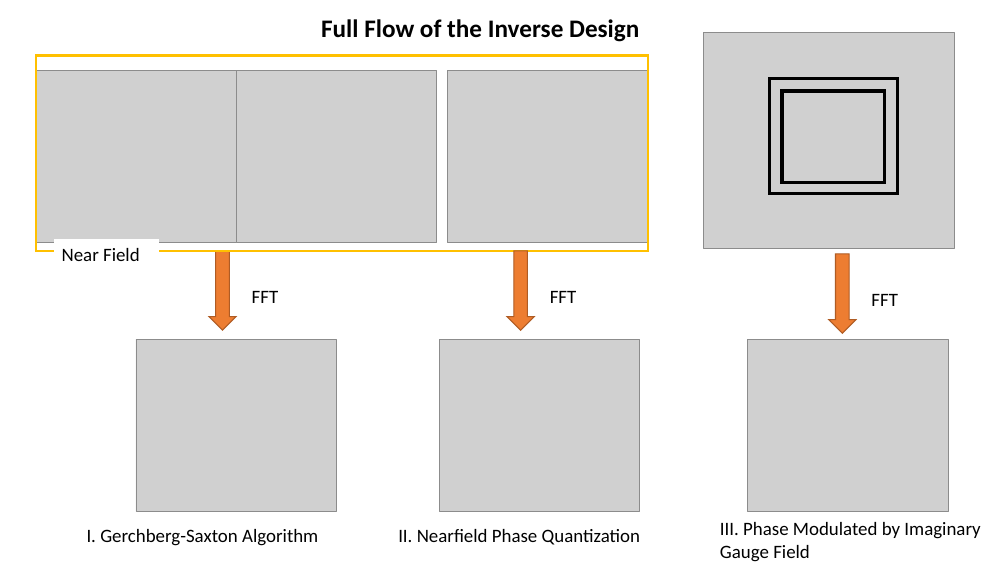
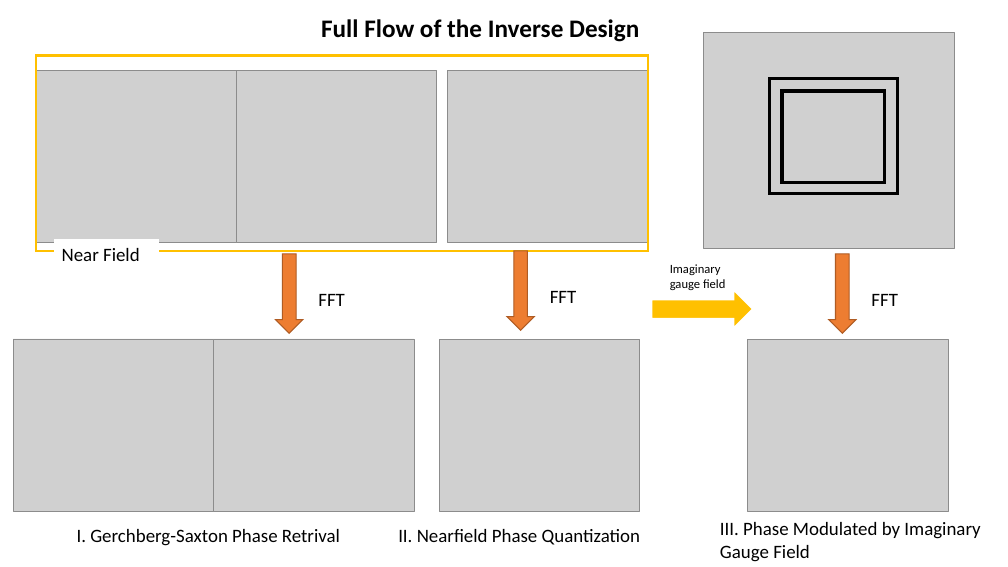
Before and after one commit to minspan199/imaginary-gauge-field, a slide deck: slide 6 of FFT Far Field.pptx. Drawn at 1008x567 pixels with LibreOffice and Linux fonts; fonts in the diff are those of the drawing; grey boxes stand for pictures. Boxes give left, top, right and bottom in pixels: in the first picture for what was removed or moved away, otherwise in the second. Text is boxed around its words. In the diff, an @@ line names an element or a change of style, - is before the commit and + after.

```diff
--- a/FFT Far Field.pptx
+++ b/FFT Far Field.pptx
@@ down arrow: place and size @@
-down arrow at box(209, 251, 236, 330)
+down arrow at box(276, 254, 303, 333)
@@ text added at box(670, 264, 725, 290), 12 pt, text #000000 @@
+Imaginary gauge field
@@ text "FFT": place and size @@
-text "FFT" at box(252, 291, 279, 303)
+text "FFT" at box(318, 294, 345, 306)
@@ right arrow added at box(652, 290, 753, 328), fill #FFC000, outline #FFFFFF 1.5 pt @@
@@ picture added at box(13, 339, 213, 511) @@
@@ picture: place and size @@
-picture at box(136, 339, 337, 511)
+picture at box(213, 339, 414, 511)
@@ text at box(77, 529, 340, 546): text changed @@
-I. Gerchberg-Saxton Algorithm
+I. Gerchberg-Saxton Phase Retrival
```
Also in this commit, not shown: 2 slides added, 15 other files.
